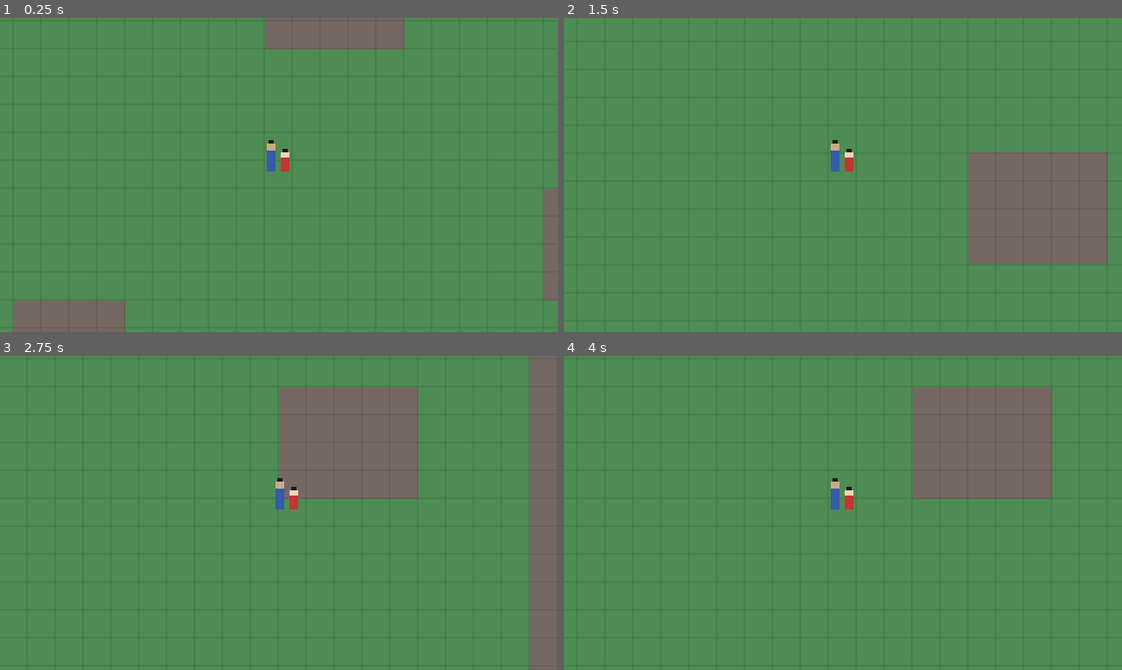
Above: before the commit, frames 1-4 (two rows, left to right).
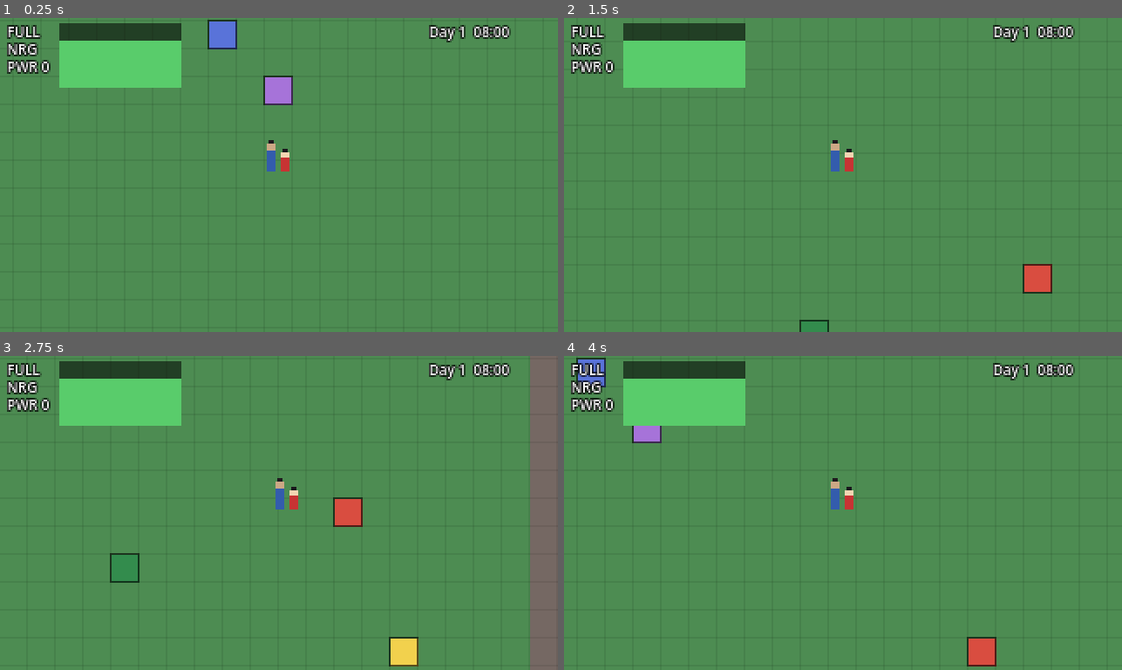
Above: after the commit, the same moments.

Repository: alexselig/la-food-quest
Game: Godot game, scene res://scenes/world.tscn
Same seed, same stepped clock (60 frames per second), same inputs: the game is played once before the commit and once after it.
Inputs:
- Up to frame 1 (0.25 s): no input
- Up to frame 2 (1.5 s): tap Enter (ui_accept) at 0.5, 0.6, 0.77, 1.07, 1.35 s; hold Right (ui_right) 0.53-1.28 s; hold Down (ui_down) from 1.28 s (still down)
- Up to frame 3 (2.75 s): tap Enter (ui_accept) at 1.52, 1.82, 2.1 s; release Down (ui_down) at 2.03 s; hold Right (ui_right) from 2.03 s (still down)
- Up to frame 4 (4 s): release Right (ui_right) at 2.78 s; hold Up (ui_up) 2.78-3.53 s; tap Enter (ui_accept) at 2.85, 3.02, 3.32, 3.6, 3.77 s; hold Left (ui_left) from 3.53 s (still down)

The runs differ from the first frame. In frame 1, 12% of the frame differs, in the area x 1-100%, y 0-100%; in frame 2, 15%; in frame 3, 16%, in the area x 1-92%, y 1-99%; in frame 4, 16%.

Commit message:
Phase 2: interaction (face+press), HUD (meters/clock/toast), data-driven map objects (restaurant/exercise/rest/NPC/legendary) + tests
Co-authored-by: Copilot <223556219+Copilot@users.noreply.github.com>

Diff:
--- a/scripts/grid_player.gd
+++ b/scripts/grid_player.gd
@@ -10,6 +10,7 @@
 var moving := false
 var facing := Vector2i.DOWN
 var is_blocked: Callable   # set by world: func(cell: Vector2i) -> bool
+var on_interact: Callable  # set by world: func(cell: Vector2i) -> void
 
 func setup(start_cell: Vector2i, blocked_check: Callable) -> void:
     cell = start_cell
@@ -20,6 +21,9 @@
 
 func _process(_delta: float) -> void:
     if moving:
+        return
+    if on_interact.is_valid() and Input.is_action_just_pressed("ui_accept"):
+        on_interact.call(facing_cell())
         return
     var dir := Vector2i.ZERO
     if Input.is_action_pressed("ui_up"):
--- /dev/null
+++ b/scripts/hud.gd
@@ -0,0 +1,98 @@
+extends CanvasLayer
+## Minimal HUD bound to the GameState autoload: Fullness / Energy bars, Power, clock,
+## plus a transient toast line for interaction feedback. Resolved via node path so it
+## parses cleanly headlessly.
+
+var _full: ProgressBar
+var _energy: ProgressBar
+var _power_lbl: Label
+var _clock_lbl: Label
+var _toast_lbl: Label
+var _toast_t := 0.0
+
+func _ready() -> void:
+    layer = 100
+    var root := Control.new()
+    root.set_anchors_preset(Control.PRESET_FULL_RECT)
+    root.mouse_filter = Control.MOUSE_FILTER_IGNORE
+    add_child(root)
+
+    _make_label(root, Vector2(4, 2), "FULL")
+    _full = _make_bar(root, Vector2(34, 3), Color(0.95, 0.62, 0.20))
+    _make_label(root, Vector2(4, 12), "NRG")
+    _energy = _make_bar(root, Vector2(34, 13), Color(0.35, 0.80, 0.42))
+    _power_lbl = _make_label(root, Vector2(4, 22), "PWR 0")
+    _clock_lbl = _make_label(root, Vector2(246, 2), "Day 1  08:00")
+
+    _toast_lbl = _make_label(root, Vector2(8, 160), "")
+    _toast_lbl.size = Vector2(304, 16)
+    _toast_lbl.horizontal_alignment = HORIZONTAL_ALIGNMENT_CENTER
+    _toast_lbl.modulate.a = 0.0
+
+    var g := _gs()
+    if g:
+        g.meters_changed.connect(_refresh)
+        g.time_changed.connect(_refresh_clock)
+        g.collapsed.connect(func() -> void: self.toast("Food coma! Alp & Xiao lost ~a day."))
+    _refresh()
+    _refresh_clock()
+
+func _gs() -> Node:
+    return get_node_or_null("/root/GameState")
+
+func toast(text: String) -> void:
+    _toast_lbl.text = text
+    _toast_lbl.modulate.a = 1.0
+    _toast_t = 3.0
+
+func _process(delta: float) -> void:
+    if _toast_t > 0.0:
+        _toast_t -= delta
+        if _toast_t <= 0.0:
+            _toast_lbl.modulate.a = 0.0
+        elif _toast_t < 0.6:
+            _toast_lbl.modulate.a = _toast_t / 0.6
+
+func _refresh() -> void:
+    var g := _gs()
+    if g == null:
+        return
+    _full.value = g.fullness
+    _full.modulate = Color(1, 0.4, 0.4) if g.fullness > 70.0 else Color(1, 1, 1)
+    _energy.value = g.energy
+    _energy.modulate = Color(1, 0.4, 0.4) if g.energy < 25.0 else Color(1, 1, 1)
+    _power_lbl.text = "PWR %d" % g.power
+
+func _refresh_clock() -> void:
+    var g := _gs()
+    if g:
+        _clock_lbl.text = g.clock_string()
+
+func _make_bar(parent: Control, pos: Vector2, color: Color) -> ProgressBar:
+    var b := ProgressBar.new()
+    b.position = pos
+    b.custom_minimum_size = Vector2(70, 7)
+    b.size = Vector2(70, 7)
+    b.min_value = 0
+    b.max_value = 100
+    b.value = 0
+    b.show_percentage = false
+    var bg := StyleBoxFlat.new()
+    bg.bg_color = Color(0, 0, 0, 0.55)
+    var fg := StyleBoxFlat.new()
+    fg.bg_color = color
+    b.add_theme_stylebox_override("background", bg)
+    b.add_theme_stylebox_override("fill", fg)
+    parent.add_child(b)
+    return b
+
+func _make_label(parent: Control, pos: Vector2, text: String) -> Label:
+    var l := Label.new()
+    l.position = pos
+    l.text = text
+    l.add_theme_font_size_override("font_size", 8)
+    l.add_theme_color_override("font_color", Color(1, 1, 1))
+    l.add_theme_color_override("font_outline_color", Color(0, 0, 0))
+    l.add_theme_constant_override("outline_size", 3)
+    parent.add_child(l)
+    return l
--- a/scripts/world.gd
+++ b/scripts/world.gd
@@ -1,51 +1,107 @@
 extends Node2D
-## Placeholder neighborhood: a code-drawn tile grid with border walls and a few
-## blocked "buildings". Real TileMapLayer art comes in Phase 5. Spawns the duo and
-## a follow camera. This proves the grid-movement loop end to end.
+## Placeholder neighborhood for the vertical slice: a code-drawn tile grid, border
+## walls, and data-driven interactable objects (restaurants / exercise / rest / NPC /
+## legendary). Real TileMapLayer art is swapped in during Phase 5. Spawns the duo, a
+## follow camera, and the HUD, and dispatches interactions to GameState.
 
 const TILE := 16
 const COLS := 40
 const ROWS := 30
 
 const GridPlayerScript := preload("res://scripts/grid_player.gd")
+const HudScript := preload("res://scripts/hud.gd")
 
-var blocked: Dictionary = {}   # Vector2i -> true
+var blocked: Dictionary = {}          # Vector2i -> true
+var objects_by_cell: Dictionary = {}  # Vector2i -> object dict
 var player: Node2D
+var hud: CanvasLayer
+var gs: Node                          # GameState autoload (injected in tests)
 
 func _ready() -> void:
+    gs = get_node_or_null("/root/GameState")
     _build_world()
     _spawn_player()
     _setup_camera()
+    _setup_hud()
+    if gs and gs.quest_state == 0:
+        gs.set_quest_state(1)  # Quest.ACTIVE — give the goal immediately
     queue_redraw()
 
 func _build_world() -> void:
-    # Border walls
     for x in COLS:
         blocked[Vector2i(x, 0)] = true
         blocked[Vector2i(x, ROWS - 1)] = true
     for y in ROWS:
         blocked[Vector2i(0, y)] = true
         blocked[Vector2i(COLS - 1, y)] = true
-    # Placeholder buildings (blocked footprints)
-    _block_rect(5, 5, 4, 3)
-    _block_rect(20, 7, 5, 4)
-    _block_rect(30, 16, 5, 4)
-    _block_rect(11, 20, 4, 3)
+    _add_objects()
 
-func _block_rect(x: int, y: int, w: int, h: int) -> void:
-    for i in range(x, x + w):
-        for j in range(y, y + h):
-            blocked[Vector2i(i, j)] = true
+func _add_objects() -> void:
+    var defs := [
+        {"cell": Vector2i(6, 8),   "type": "restaurant", "id": "taco",     "name": "Taco Truck",     "power": 20, "fullness": 35.0, "color": Color(0.95, 0.80, 0.25)},
+        {"cell": Vector2i(14, 7),  "type": "restaurant", "id": "boba",     "name": "Boba Shop",      "power": 20, "fullness": 30.0, "color": Color(0.93, 0.55, 0.75)},
+        {"cell": Vector2i(28, 8),  "type": "restaurant", "id": "ramen",    "name": "Ramen Bar",      "power": 25, "fullness": 40.0, "color": Color(0.95, 0.55, 0.25)},
+        {"cell": Vector2i(32, 20), "type": "restaurant", "id": "diner",    "name": "Burger Diner",   "power": 25, "fullness": 45.0, "color": Color(0.85, 0.30, 0.25)},
+        {"cell": Vector2i(10, 22), "type": "restaurant", "id": "dumpling", "name": "Dumpling House", "power": 20, "fullness": 40.0, "color": Color(0.85, 0.75, 0.55)},
+        {"cell": Vector2i(8, 16),  "type": "exercise", "name": "Park Loop",   "fullness": 35.0, "energy": 20.0, "mins": 60, "color": Color(0.30, 0.70, 0.35)},
+        {"cell": Vector2i(24, 22), "type": "exercise", "name": "Stair Climb", "fullness": 45.0, "energy": 30.0, "mins": 60, "color": Color(0.20, 0.55, 0.30)},
+        {"cell": Vector2i(18, 10), "type": "rest_home",  "name": "Home",       "color": Color(0.35, 0.45, 0.85)},
+        {"cell": Vector2i(26, 6),  "type": "rest_bench", "name": "Park Bench", "energy": 25.0, "mins": 90, "color": Color(0.55, 0.70, 0.95)},
+        {"cell": Vector2i(20, 12), "type": "npc", "id": "critic", "name": "Remy the Critic", "color": Color(0.65, 0.45, 0.85)},
+        {"cell": Vector2i(34, 25), "type": "legendary", "id": "golden_ladle", "name": "The Golden Ladle", "color": Color(0.95, 0.82, 0.30)},
+    ]
+    for o in defs:
+        objects_by_cell[o["cell"]] = o
+        blocked[o["cell"]] = true
 
 func _spawn_player() -> void:
     player = GridPlayerScript.new()
     add_child(player)
     player.setup(Vector2i(COLS / 2, ROWS / 2), Callable(self, "is_blocked"))
+    player.on_interact = Callable(self, "_on_interact")
 
 func is_blocked(cell: Vector2i) -> bool:
     if cell.x < 0 or cell.y < 0 or cell.x >= COLS or cell.y >= ROWS:
         return true
     return blocked.has(cell)
+
+func _on_interact(cell: Vector2i) -> void:
+    var msg := interact_at(cell)
+    if msg != "" and hud:
+        hud.toast(msg)
+
+## Resolve an interaction and apply its effect to GameState. Returns a toast string.
+func interact_at(cell: Vector2i) -> String:
+    if not objects_by_cell.has(cell) or gs == null:
+        return ""
+    var o = objects_by_cell[cell]
+    match o["type"]:
+        "restaurant":
+            var was_new: bool = not gs.discovered.has(o["id"])
+            if gs.eat(o["power"], o["fullness"], o["id"]):
+                if was_new:
+                    return "Discovered %s!  +%d PWR" % [o["name"], o["power"]]
+                return "Ate at %s  +%d PWR" % [o["name"], o["power"]]
+            return "Too full to eat! Go exercise."
+        "exercise":
+            gs.exercise(o["fullness"], o["energy"], o["mins"])
+            return "Worked out at %s. Fullness down, energy spent." % o["name"]
+        "rest_home":
+            gs.rest_full()
+            return "Slept at Home. Energy full — new day."
+        "rest_bench":
+            gs.rest(o["energy"], o["mins"])
+            return "Rested at %s. +%d energy." % [o["name"], int(o["energy"])]
+        "npc":
+            if gs.quest_state >= 2:
+                return "%s: The Golden Ladle awaits — go taste greatness!" % o["name"]
+            return "%s: Find The Golden Ladle! Eat around town to prove yourselves (reach 100 PWR)." % o["name"]
+        "legendary":
+            if gs.quest_state >= 2:
+                gs.set_quest_state(3)  # COMPLETE
+                return "You found THE GOLDEN LADLE! Alp & Xiao feast like kings. YOU WIN!"
+            return "The Golden Ladle stays hidden... become stronger eaters first (100 PWR)."
+    return ""
 
 func _setup_camera() -> void:
     var cam := Camera2D.new()
@@ -56,13 +112,23 @@
     cam.limit_bottom = ROWS * TILE
     cam.make_current()
 
+func _setup_hud() -> void:
+    hud = HudScript.new()
+    add_child(hud)
+
 func _draw() -> void:
     for x in COLS:
         for y in ROWS:
-            var c := Color(0.30, 0.55, 0.32)          # grass
-            if blocked.has(Vector2i(x, y)):
-                c = Color(0.46, 0.41, 0.39)            # wall/building placeholder
+            var cell := Vector2i(x, y)
+            var c := Color(0.30, 0.55, 0.32)
+            if blocked.has(cell) and not objects_by_cell.has(cell):
+                c = Color(0.46, 0.41, 0.39)
             draw_rect(Rect2(x * TILE, y * TILE, TILE, TILE), c)
+    for cell in objects_by_cell:
+        var o = objects_by_cell[cell]
+        var r := Rect2(cell.x * TILE, cell.y * TILE, TILE, TILE)
+        draw_rect(r, o["color"])
+        draw_rect(r, Color(0, 0, 0, 0.6), false, 1.0)
     for x in range(COLS + 1):
         draw_line(Vector2(x * TILE, 0), Vector2(x * TILE, ROWS * TILE), Color(0, 0, 0, 0.08))
     for y in range(ROWS + 1):
--- a/test/logic_test.gd
+++ b/test/logic_test.gd
@@ -74,9 +74,29 @@
     var W = WorldScript.new()
     W._build_world()
     f += ck(W.is_blocked(Vector2i(0, 0)) == true, "border is blocked")
-    f += ck(W.is_blocked(Vector2i(6, 6)) == true, "building footprint is blocked")
+    f += ck(W.is_blocked(Vector2i(6, 8)) == true, "restaurant object cell is blocked")
     f += ck(W.is_blocked(Vector2i(18, 14)) == false, "open interior is walkable")
     f += ck(W.is_blocked(Vector2i(-1, 5)) == true, "out-of-bounds is blocked")
+
+    # --- interaction dispatch (inject a fresh GameState) ---
+    var GS2 = GameStateScript.new()
+    W.gs = GS2
+    GS2.set_quest_state(GameStateScript.Quest.ACTIVE)
+    var m1 = W.interact_at(Vector2i(6, 8))   # Taco Truck
+    f += ck(GS2.power == 20 and GS2.discovered.has("taco"), "restaurant interact raises power + discovers")
+    f += ck(m1.begins_with("Discovered"), "restaurant discovery toast")
+    GS2.fullness = 90.0
+    var m2 = W.interact_at(Vector2i(6, 8))
+    f += ck("Too full" in m2, "restaurant blocked when too full")
+    var full0 = GS2.fullness
+    W.interact_at(Vector2i(8, 16))           # Park Loop exercise
+    f += ck(GS2.fullness < full0, "exercise interact lowers fullness")
+    W.interact_at(Vector2i(34, 25))          # Legendary while locked
+    f += ck(GS2.quest_state != GameStateScript.Quest.COMPLETE, "legendary locked below threshold")
+    GS2.set_quest_state(GameStateScript.Quest.UNLOCKED)
+    var mwin = W.interact_at(Vector2i(34, 25))
+    f += ck(GS2.quest_state == GameStateScript.Quest.COMPLETE and ("WIN" in mwin), "legendary wins when unlocked")
+    GS2.free()
 
     GS.free()
     W.free()
